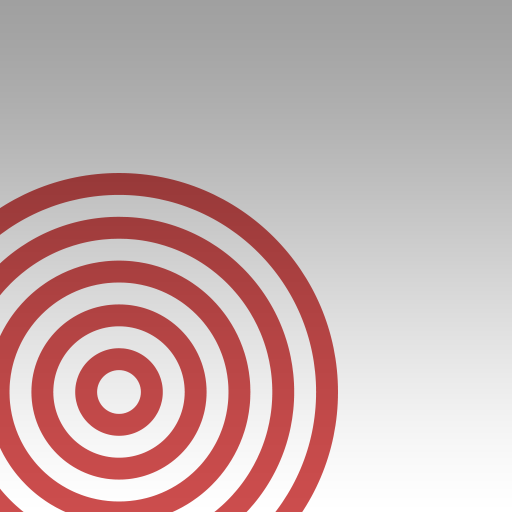
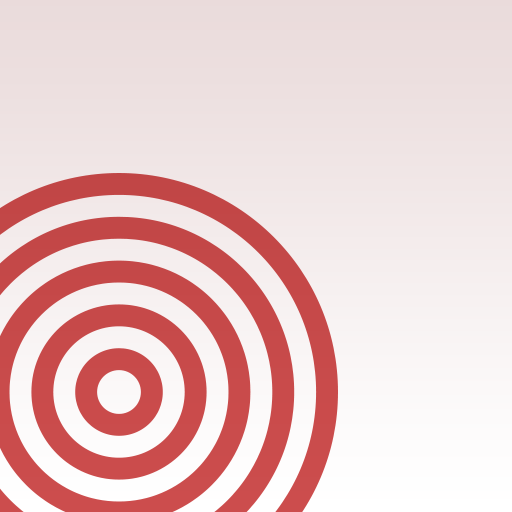
Layered file, before and after one edit (512 × 512). Changes by layer:
painted on "Gradient Fill 1" over [0, 0, 512, 481]
